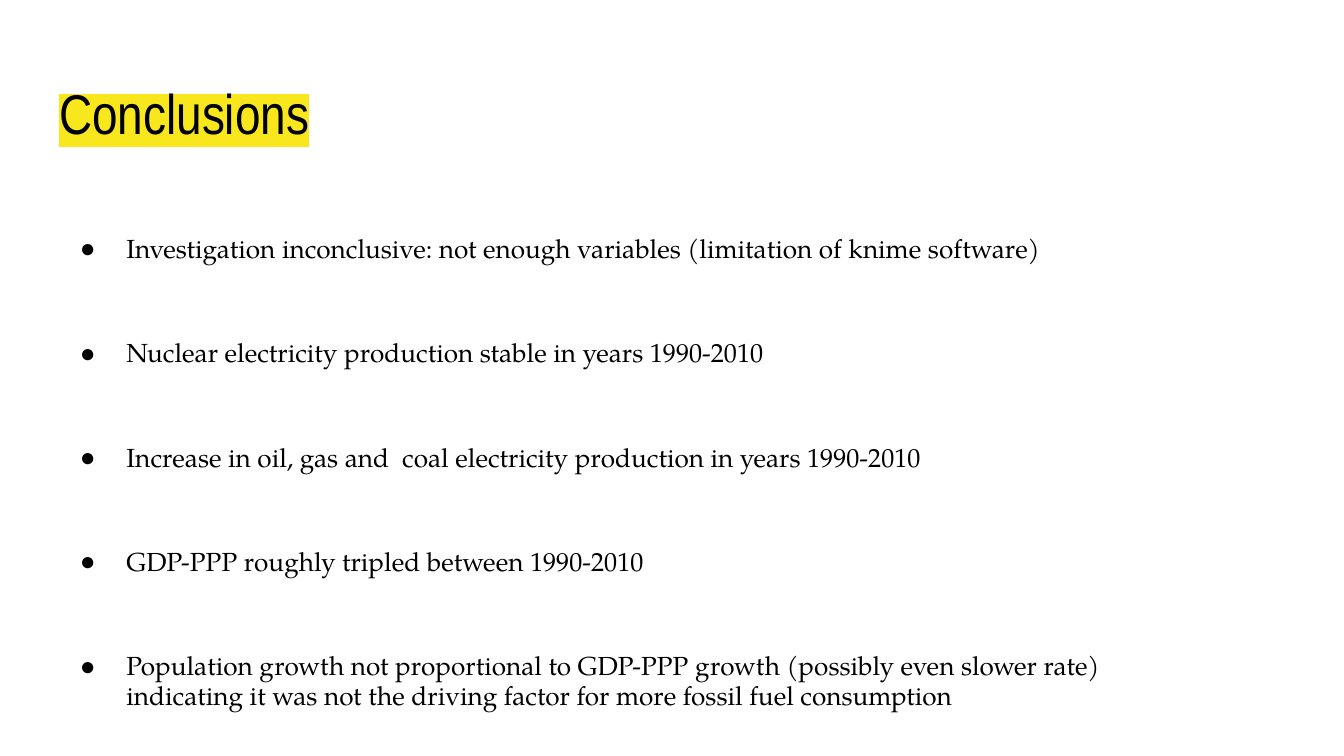
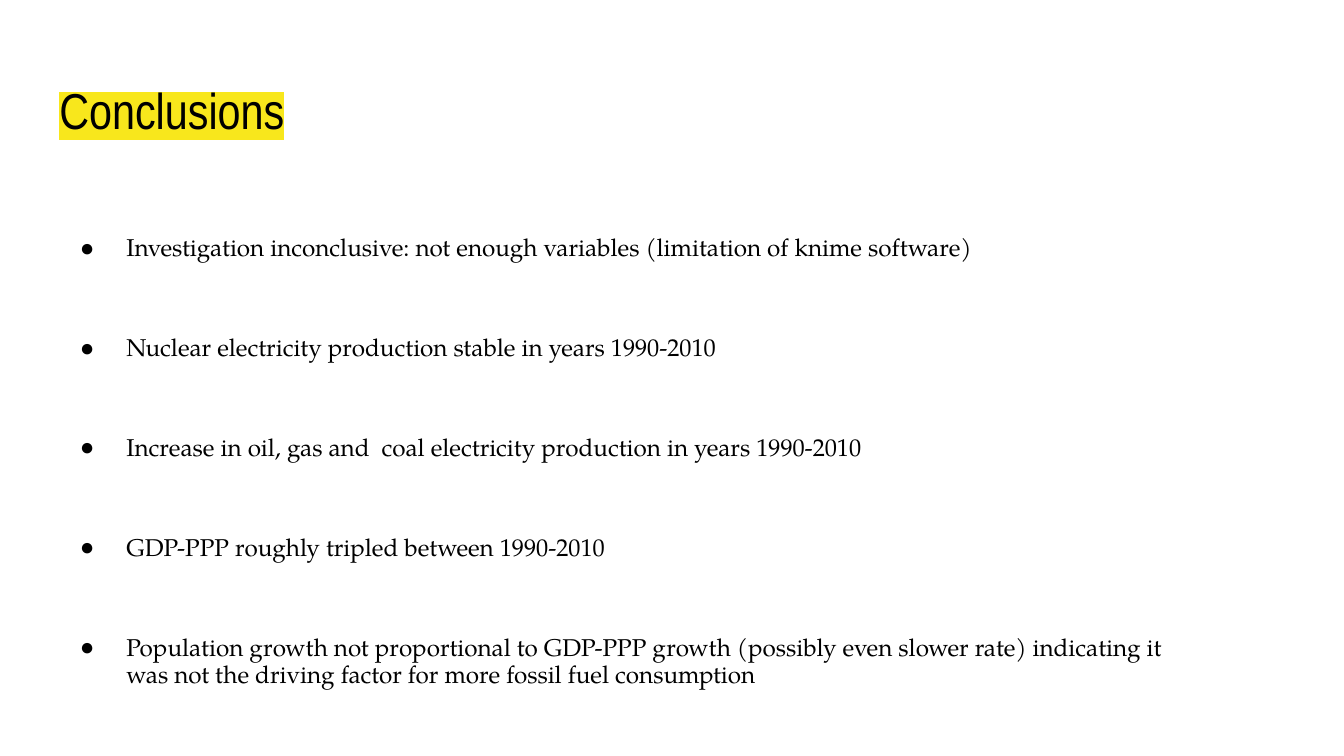
Before and after one commit to Nai-coder/DE1-Term2, a slide deck: slide 11 of Term2/Presentation/Trends in electricity production vs. Economic growth.pptx. Drawn at 1344x756 pixels with LibreOffice and Linux fonts; fonts in the diff are those of the drawing. Boxes give left, top, right and bottom in pixels: in the first picture for what was removed or moved away, otherwise in the second. Text is boxed around its words. In the diff, an @@ line names an element or a change of style, - is before the commit and + after.

```diff
--- a/Term2/Presentation/Trends in electricity production vs. Economic growth.pptx
+++ b/Term2/Presentation/Trends in electricity production vs. Economic growth.pptx
@@ title "Conclusions" at <box>59,88,284,130</box>: size 30 to 27 pt @@
@@ text "Investigation inconclusive: not enough variables ..." at <box>126,238,1162,690</box>: size 14 to 12.9 pt @@
```
Also in this commit, not shown: 6 other slides changed, 1 slide added, 1 other file.
